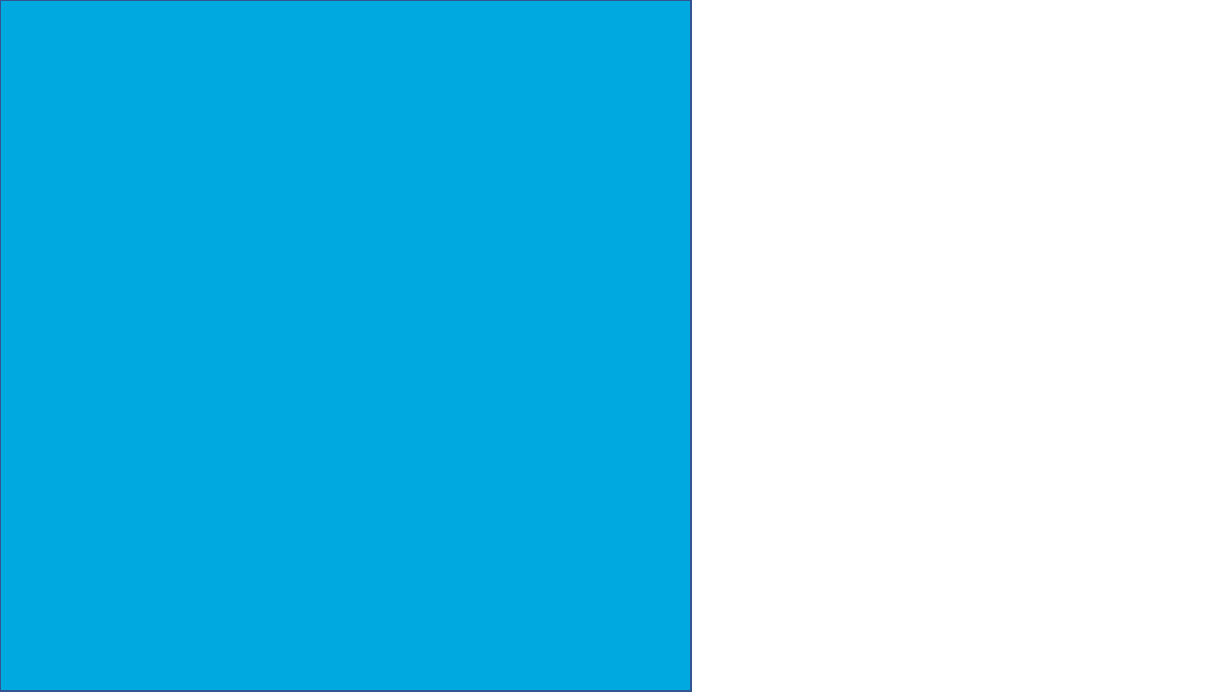
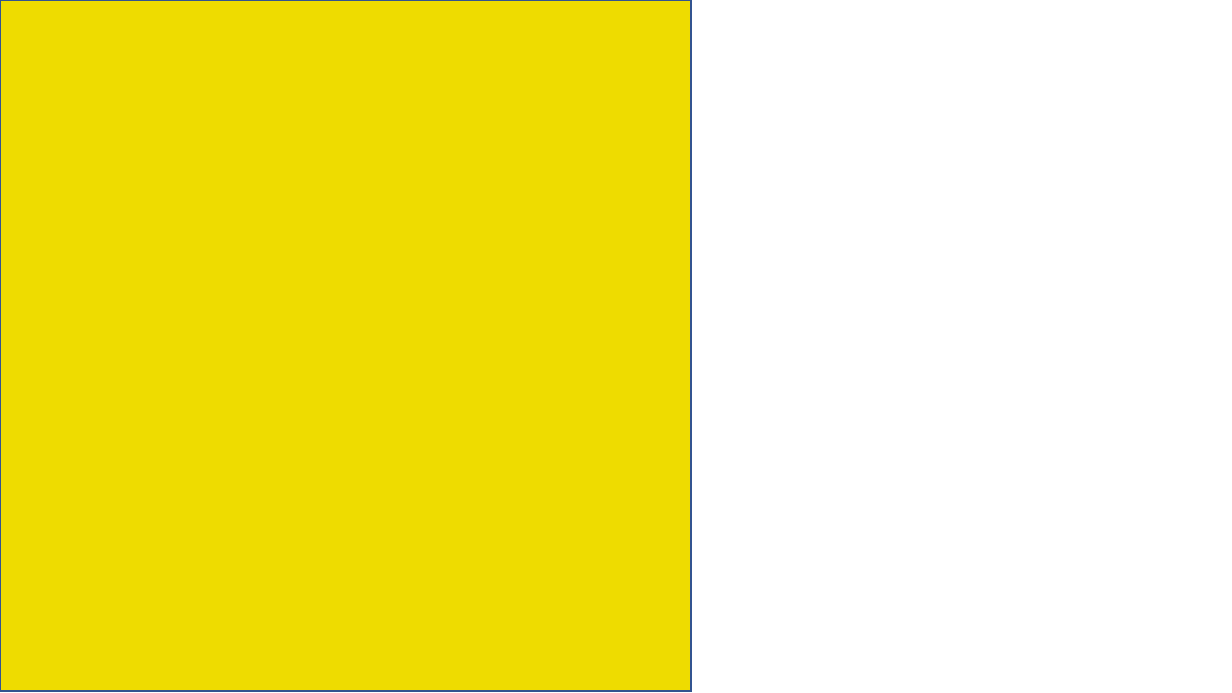
Before and after one commit to bitwalk123/dcp_creator, a slide deck: slide 2 of image/icon_design.pptx. Drawn at 1232x693 pixels with LibreOffice and Linux fonts; fonts in the diff are those of the drawing. Boxes give left, top, right and bottom in pixels: in the first picture for what was removed or moved away, otherwise in the second. Text is boxed around its words. In the diff, an @@ line names an element or a change of style, - is before the commit and + after.

```diff
--- a/image/icon_design.pptx
+++ b/image/icon_design.pptx
@@ rectangle at bbox=[0, 0, 691, 691]: fill #00A9E0 to #EEDC00 @@
```
Also in this commit, not shown: 1 other slide changed, 1 slide added, 5 other files.
